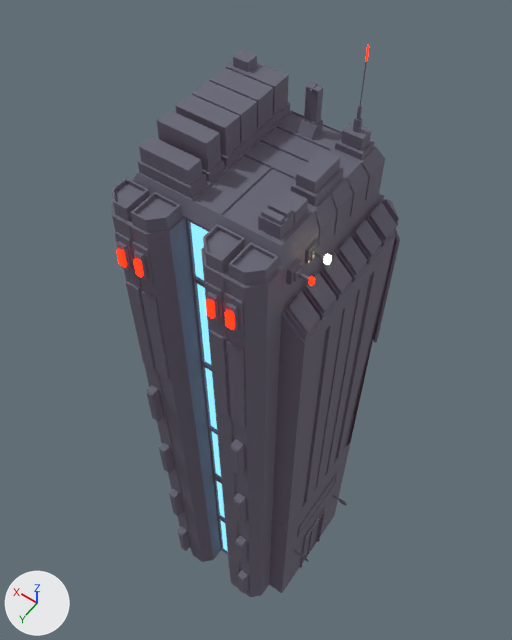
A saved change to the FBX model IGB100 Cycle 2/Assets/Models/Building1_a.fbx.
Rendered twice from a camera (50 mm lens) standing at (-22.882, 0.67, 1.609) and looking at (-22.355, -0.067, 0.45). The lights are fixed; the arrows at lower left show +X, +Y and +Z. Where no turn or scale is listed for an object, it has been applied to the vertices. Vertices at the same position are counted once.
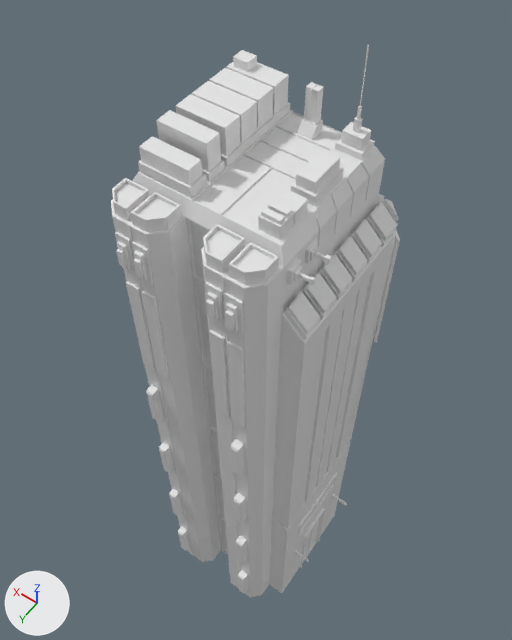
Pixel boxes (x1, y1, x2, y2) of what changed, in the pictures (512 x 640 px; the box of a moved part takes in the faces that stretch with it):
part 1 of me_mesh, moved or reshaped: (347, 199, 400, 446) in both
part 2 of me_mesh, recoloured: (111, 50, 397, 597) in both
part 3 of me_mesh, recoloured: (324, 254, 331, 265) in both
part 4 of me_mesh, recoloured: (116, 45, 369, 330) in both
part 5 of me_mesh, recoloured: (191, 223, 228, 551) in both

Diff of the bpy script that builds the scene:
```diff
--- a/IGB100 Cycle 2/Assets/Models/Building1_a.fbx.py
+++ b/IGB100 Cycle 2/Assets/Models/Building1_a.fbx.py
@@ mat_standardsurface3 @@
+mat_standardsurface3 = principled_material('standardSurface3')
+mat_standardsurface3.base_color = (0.8, 0.8, 0.8)  # white #e7e7e7
+mat_standardsurface3.roughness = 0.4
@@ me_mesh @@
 # used by ob_cube; location = (-22.408, 0.0, -0.375)
-me_mesh.from_pydata(...)  # 2583 vertices, 2502 faces; spans x -0.221..0.167, y -0.193..0.212, z 0.0..1.478
-me_mesh.materials.append(mat_standardsurface2)  # grey #aaaaaa
+me_mesh.from_pydata(...)  # 2579 vertices, 2499 faces; spans x -0.221..0.167, y -0.193..0.212, z 0.0..1.478
+# me_mesh part 1
+# 4 vertices are removed from x -0.168..-0.153, y -0.169..-0.153, z 0.909..1.074
+# 36 faces are deleted
+# 32 new faces join them
+# me_mesh part 2: 2360 faces spanning x -0.221..0.167, y -0.193..0.212, z 0.0..1.454 switch from mat_material (grey #616473) to mat_standardsurface3 (white #e7e7e7)
+# me_mesh part 3: 25 faces spanning x -0.221..0.164, y -0.092..0.129, z 0.218..1.27 switch from mat_material_002 (yellow #e1e700) to mat_standardsurface3 (white #e7e7e7)
+# me_mesh part 4: 92 faces spanning x -0.173..0.104, y -0.19..0.209, z 0.255..1.478 switch from mat_material_001 (brown #751900) to mat_standardsurface3 (white #e7e7e7)
+# me_mesh part 5: 16 faces spanning x -0.024..0.026, y 0.131..0.132, z 0.004..1.283 switch from mat_material_003 (blue #0075e7) to mat_standardsurface3 (white #e7e7e7)
```
